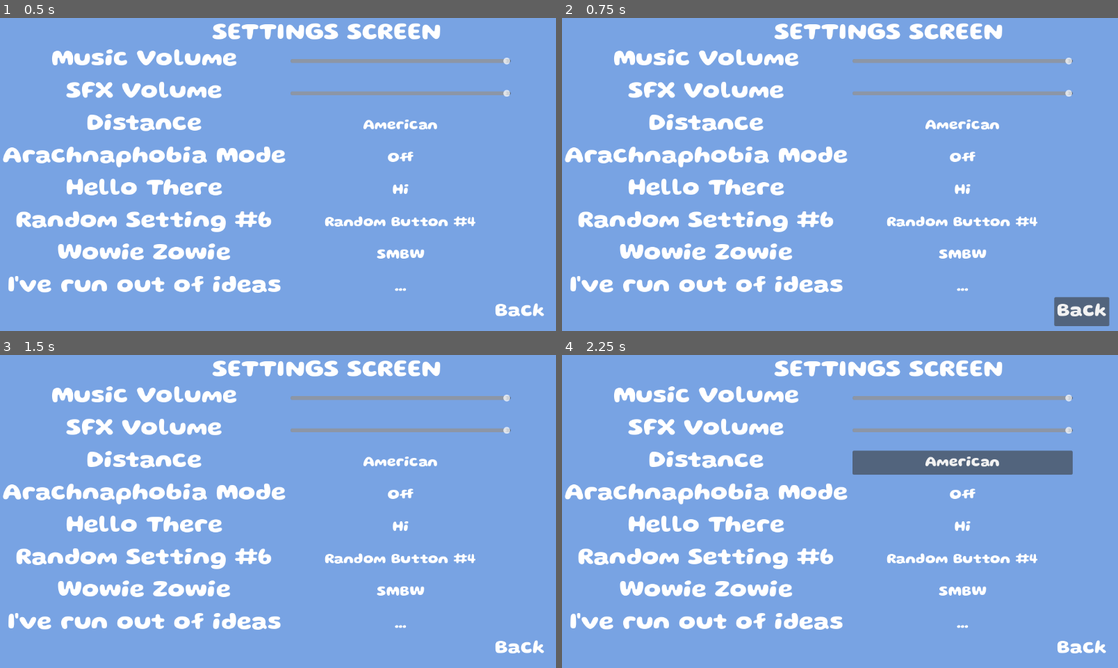
Above: before the commit, frames 1-4 (two rows, left to right).
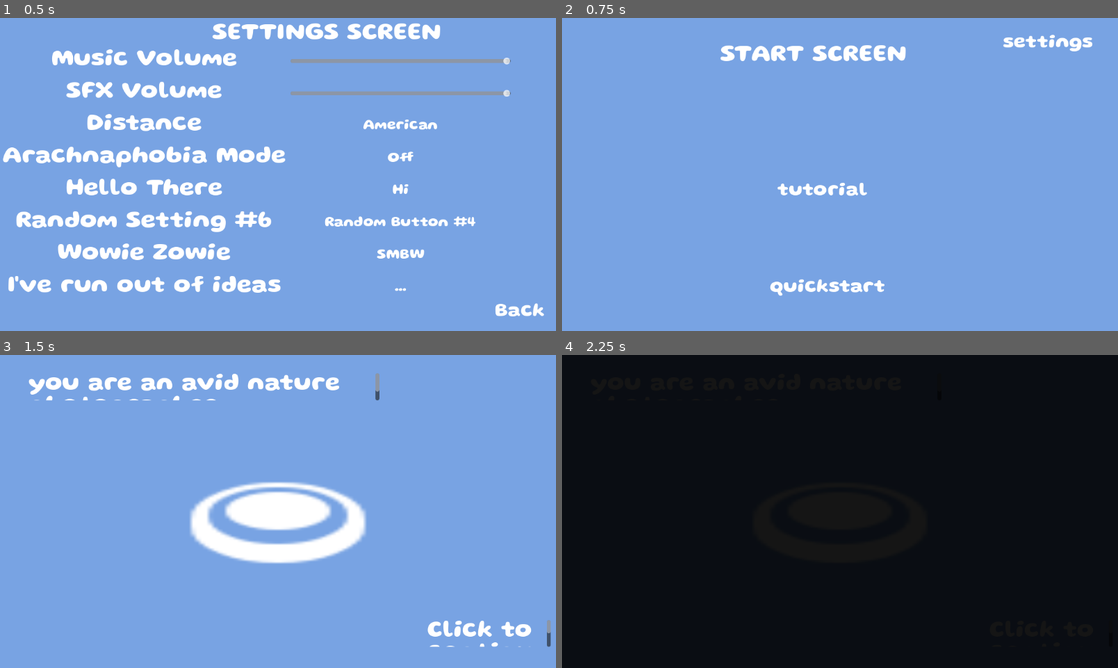
Above: after the commit, the same moments.

Repository: sophieTheProgrammer/microjam-island-61
Game: Godot game, scene res://scenes/settings.tscn
Two runs of this game, one before a commit and one after it. Both use one fixed random seed, a clock stepped at 60 frames per second and the inputs below. This scene is started directly instead of the project's main scene. Sound files missing from this copy of the repository are replaced by a short silence.
Inputs (mouse positions are in pixels of both pictures, inside the frame that each line leads up to):
- Up to frame 1 (0.5 s): no input
- Up to frame 2 (0.75 s): click "Back" at 0.5 s
- Up to frame 3 (1.5 s): click (261, 527) at 1.25 s, where only the run after the commit has a clickable "tutorial"
- Up to frame 4 (2.25 s): click (962, 461) at 2 s, where only the run before the commit has a clickable "American"

Frame 1 is identical in both runs. In frame 2, 14% of the frame differs, in the area x 0-99%, y 1-99%; in frame 3, 18%; in frame 4, 100%, in the area x 0-100%, y 0-100%.

Commit message:
ui shtuffs

Diff:
--- a/scenes/settings.tscn
+++ b/scenes/settings.tscn
@@ -27,19 +27,19 @@
 theme_override_constants/separation = 17
 alignment = 1
 
-[node name="RichTextLabel" type="RichTextLabel" parent="VBoxContainer" unique_id=932180382]
+[node name="Music" type="RichTextLabel" parent="VBoxContainer" unique_id=932180382]
 custom_minimum_size = Vector2(0, 50)
 layout_mode = 2
 text = "Music Volume"
 horizontal_alignment = 1
 
-[node name="RichTextLabel2" type="RichTextLabel" parent="VBoxContainer" unique_id=1751366109]
+[node name="SFX" type="RichTextLabel" parent="VBoxContainer" unique_id=1751366109]
 custom_minimum_size = Vector2(0, 50)
 layout_mode = 2
 text = "SFX Volume"
 horizontal_alignment = 1
 
-[node name="RichTextLabel3" type="RichTextLabel" parent="VBoxContainer" unique_id=1907862393]
+[node name="Distance" type="RichTextLabel" parent="VBoxContainer" unique_id=1907862393]
 custom_minimum_size = Vector2(0, 50)
 layout_mode = 2
 text = "Distance"
@@ -93,7 +93,7 @@
 layout_mode = 2
 value = 100.0
 
-[node name="Button3" type="Button" parent="VBoxContainer2" unique_id=1844660137]
+[node name="Distance" type="Button" parent="VBoxContainer2" unique_id=1844660137]
 custom_minimum_size = Vector2(0, 50)
 layout_mode = 2
 theme_override_font_sizes/font_size = 30
@@ -135,6 +135,9 @@
 text = "..."
 expand_icon = true
 
-[connection signal="pressed" from="BackButton" to="." method="_button_pressed"]
+[connection signal="button_down" from="BackButton" to="." method="_button_down" flags=18]
+[connection signal="pressed" from="BackButton" to="." method="_button_pressed" flags=18]
 [connection signal="value_changed" from="VBoxContainer2/Music Slider" to="." method="_slider_value_changed" flags=18]
 [connection signal="value_changed" from="VBoxContainer2/SFX Slider" to="." method="_slider_value_changed" flags=18]
+[connection signal="button_down" from="VBoxContainer2/Distance" to="." method="_button_down" flags=18]
+[connection signal="pressed" from="VBoxContainer2/Distance" to="." method="_button_pressed" flags=18]
--- a/scripts/global.gd
+++ b/scripts/global.gd
@@ -10,7 +10,7 @@
 @onready var world_container_node = get_tree().current_scene.get_node("world_container")
 var player_node : CharacterBody2D
 var fade_node : CanvasLayer
-
+var measure_unit = "yards"
 const DEBUG_DEATH : bool = false
 
 var game_is_running: bool = true
--- a/scripts/settings.gd
+++ b/scripts/settings.gd
@@ -1,6 +1,7 @@
 extends Node2D
 
 @onready var back_button: Button = $BackButton
+@onready var distance_button: Button = $VBoxContainer2/Distance
 @onready var music_slider: HSlider = $"VBoxContainer2/Music Slider"
 @onready var sfx_slider: HSlider = $"VBoxContainer2/SFX Slider"
 
@@ -23,5 +24,16 @@
 	print(AudioPlayer.SFX_Volume_Modifier)
 
 func _button_pressed(source: BaseButton) -> void:
+	AudioPlayer.play_sfx(AudioPlayer.CLICK_003, 0)
 	if source == back_button:
 		get_tree().change_scene_to_packed(load("res://scenes/start.tscn"))
+	elif source == distance_button:
+		if (Global.measure_unit == "yards"):
+			Global.measure_unit = "meters"
+			distance_button.text = "Metric"
+		else:
+			Global.measure_unit = "yards"
+			distance_button.text = "American"
+
+func _button_down(source: BaseButton) -> void:
+	AudioPlayer.play_sfx(AudioPlayer.CLICK_002, 0)
--- a/scripts/start_screen.gd
+++ b/scripts/start_screen.gd
@@ -20,7 +20,7 @@
 			get_tree().change_scene_to_packed(Global.TUTORIAL)
 		start_screen_start_button:
 			get_tree().change_scene_to_packed(Global.GAME)
-		start_screen_start_button:
+		start_screen_settings_button:
 			get_tree().change_scene_to_packed(Global.SETTINGS)
 
 
--- a/scripts/ui.gd
+++ b/scripts/ui.gd
@@ -3,10 +3,10 @@
 
 # Called when the node enters the scene tree for the first time.
 func _ready() -> void:
-	distance.text = "Distance Traveled: " + str(Global.score) + " yards"
+	distance.text = "Distance Traveled: " + str(Global.score*0.9144) + " " + Global.measure_unit
 
 # Called every frame. 'delta' is the elapsed time since the previous frame.
 func _process(delta: float) -> void:
 	if Global.game_is_running:
 		Global.score += delta
-		distance.text = "Distance Traveled: " + str(int(floor(Global.score))) + " yards"
+		distance.text = "Distance Traveled: " + str(int(floor(Global.score*0.9144))) + " " + Global.measure_unit
